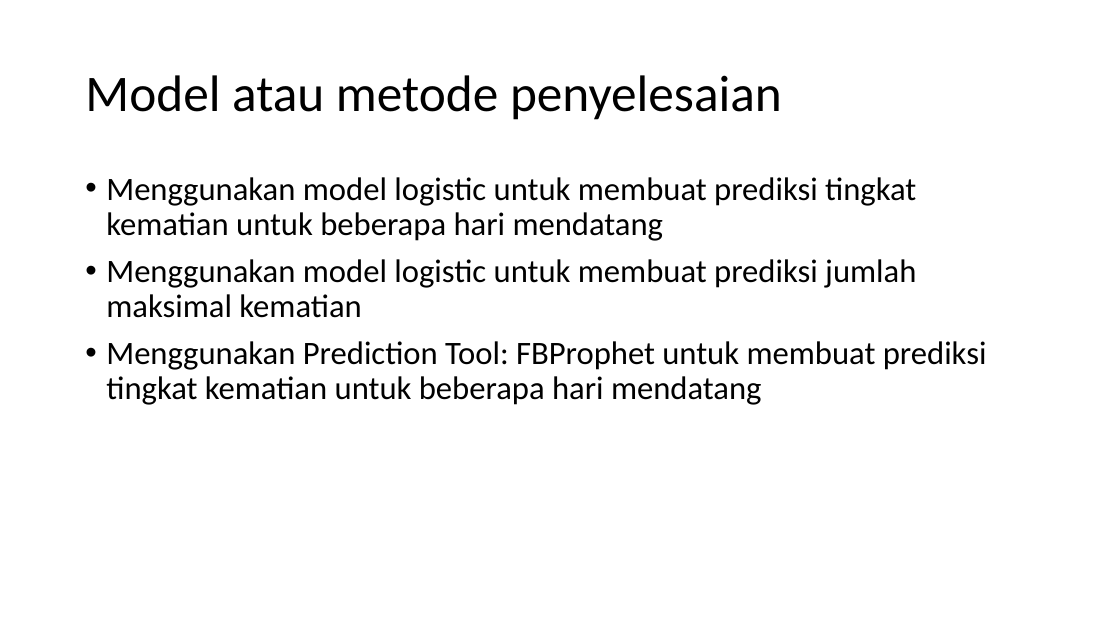
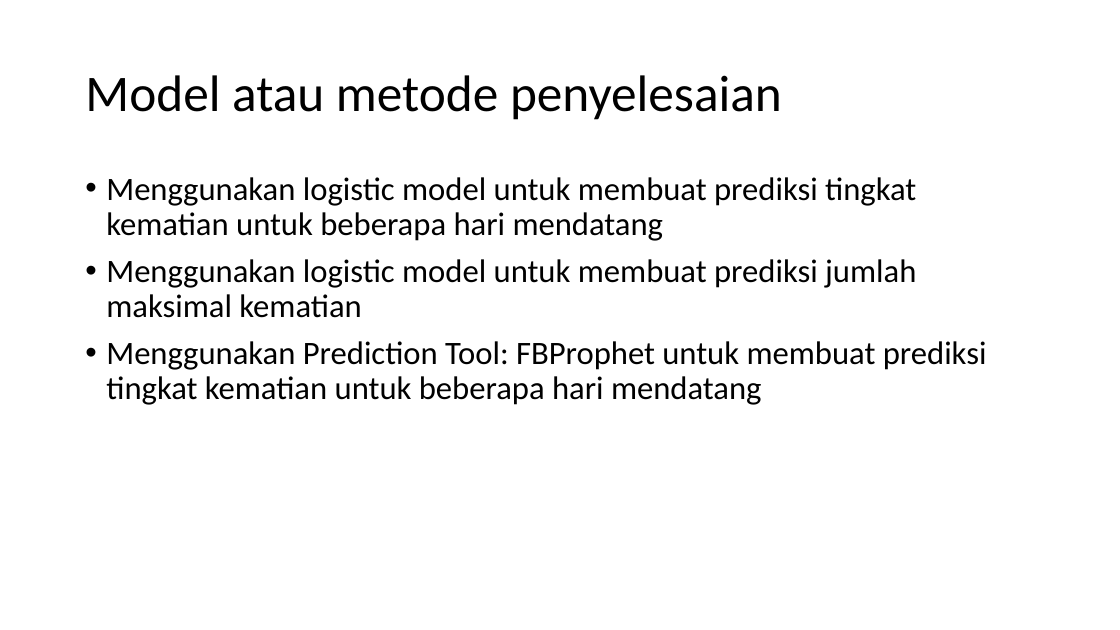
Before and after one commit to andreasnovian/IF5175-ADB-Covid19, a slide deck: slide 5 of PPT-ADB-Predicting Covid19 death cases in Indonesia.pptx. Drawn at 1120x630 pixels with LibreOffice and Linux fonts; fonts in the diff are those of the drawing. Boxes give left, top, right and bottom in pixels: in the first picture for what was removed or moved away, otherwise in the second. Text is boxed around its words. In the diff, an @@ line names an element or a change of style, - is before the commit and + after.

```diff
--- a/PPT-ADB-Predicting Covid19 death cases in Indonesia.pptx
+++ b/PPT-ADB-Predicting Covid19 death cases in Indonesia.pptx
@@ text at bbox=[106, 177, 916, 318]: text changed @@
-• Menggunakan model logistic untuk membuat prediksi tingkat kematian untuk beberapa hari mendatang
-• Menggunakan model logistic untuk membuat prediksi jumlah maksimal kematian
+• Menggunakan logistic model untuk membuat prediksi tingkat kematian untuk beberapa hari mendatang
+• Menggunakan logistic model untuk membuat prediksi jumlah maksimal kematian
```
Also in this commit, not shown: 3 other slides changed, 1 slide added, 15 other files.
